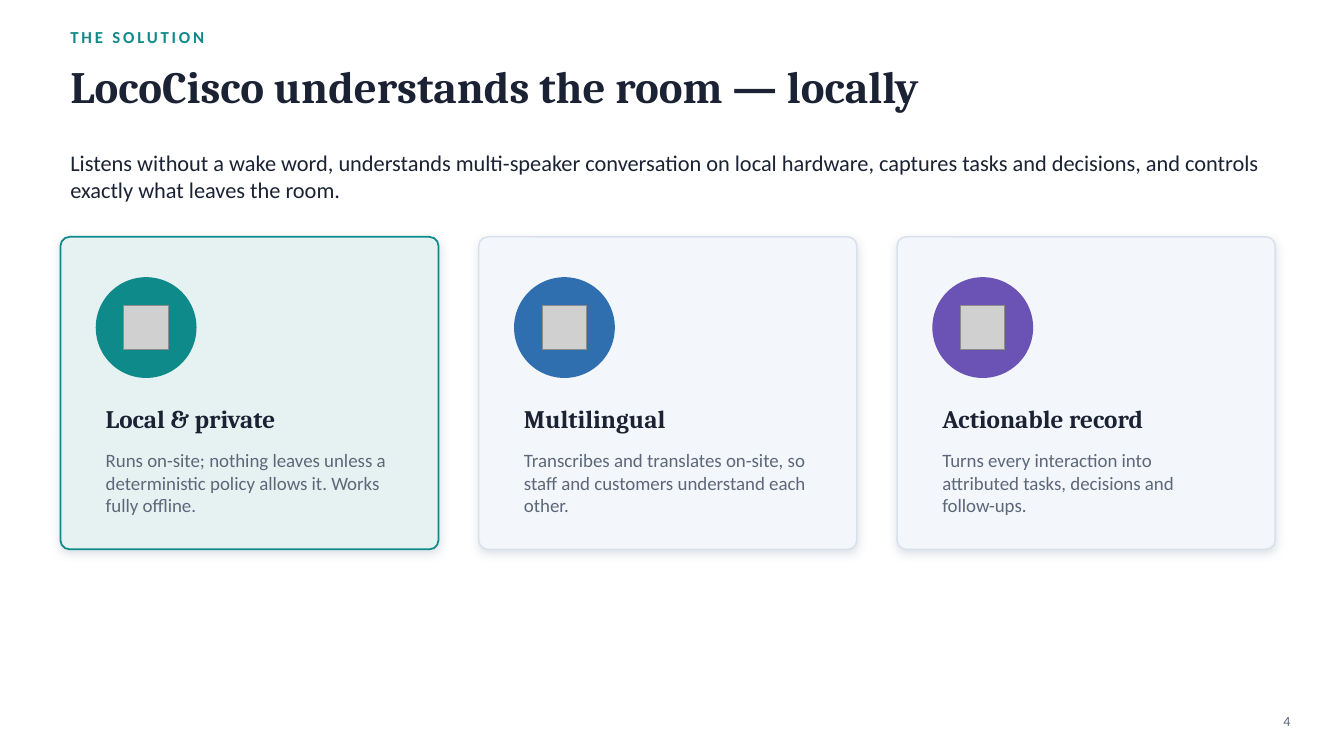
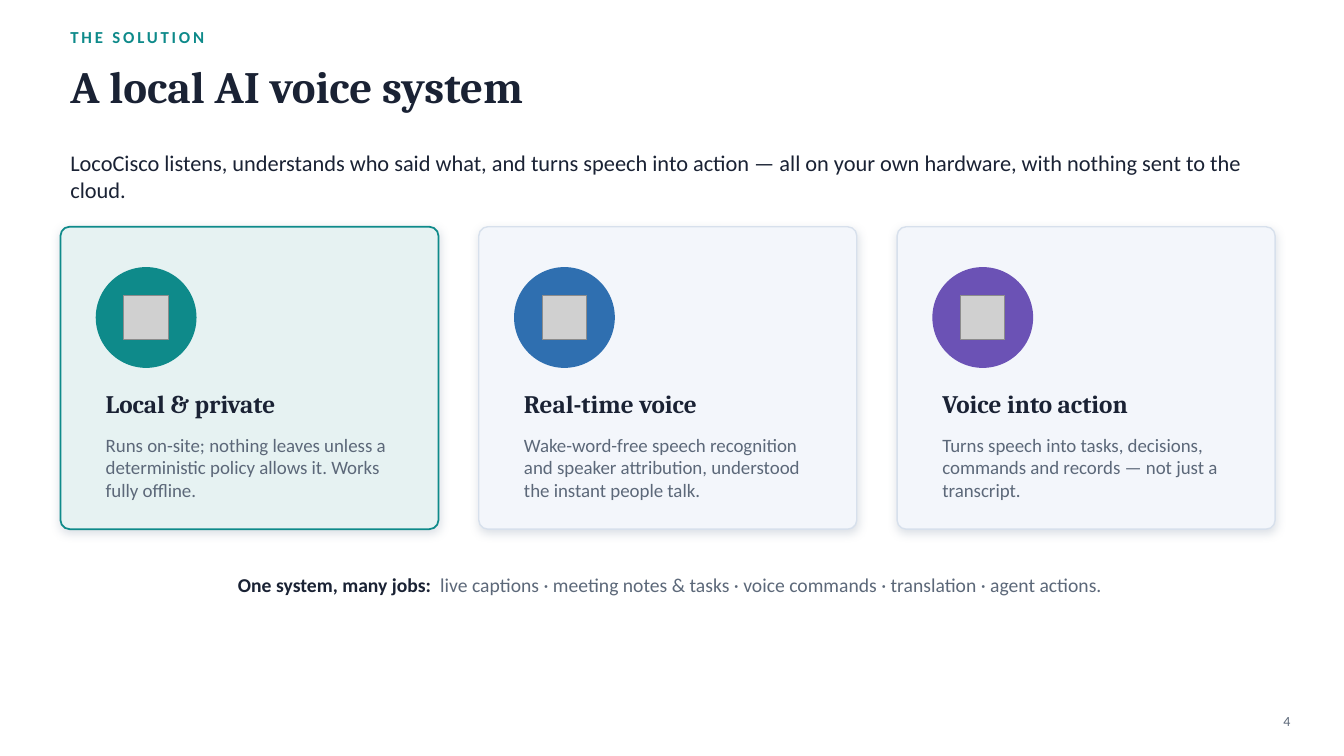
Before and after one commit to NaichuanZhang/LocoCisco, a slide deck: slide 4 of Presentation/LocoCisco_Presentation.pptx. Drawn at 1344x756 pixels with LibreOffice and Linux fonts; fonts in the diff are those of the drawing; grey boxes stand for pictures. Boxes give left, top, right and bottom in pixels: in the first picture for what was removed or moved away, otherwise in the second. Text is boxed around its words. In the diff, an @@ line names an element or a change of style, - is before the commit and + after.

```diff
--- a/Presentation/LocoCisco_Presentation.pptx
+++ b/Presentation/LocoCisco_Presentation.pptx
@@ text at (70,72,523,113): text changed @@
-LocoCisco understands the room — locally
+A local AI voice system
@@ text at (70,155,1240,198): text changed @@
-Listens without a wake word, understands multi-speaker conversation on local hardware, captures tasks and decisions, and controls exactly what leaves the room.
+LocoCisco listens, understands who said what, and turns speech into action — all on your own hardware, with nothing sent to the cloud.
@@ rounded rectangle: place and size @@
-rounded rectangle at (60,237,439,549)
+rounded rectangle at (60,227,439,529)
@@ rounded rectangle: place and size @@
-rounded rectangle at (479,237,857,549)
+rounded rectangle at (479,227,857,529)
@@ proportions changed in 3 elements at (60,227,439,529), (479,227,857,529), (897,227,1275,529) @@
@@ rounded rectangle: place and size @@
-rounded rectangle at (897,237,1275,549)
+rounded rectangle at (897,227,1275,529)
@@ 3 pictures, 3 ellipses: place and size @@
-3 pictures, 3 ellipses at (96,277,1033,378)
+3 pictures, 3 ellipses at (96,267,1033,368)
@@ text "Local & private": place and size @@
-text "Local & private" at (106,410,276,434)
+text "Local & private" at (106,395,276,419)
@@ text removed at (524,410,665,434) @@
-Multilingual
@@ text added at (524,395,697,413), 18 pt, text #1A2234, bold @@
+Real-time voice
@@ text removed at (942,410,1143,428) @@
-Actionable record
@@ text added at (942,395,1128,413), 18 pt, text #1A2234, bold @@
+Voice into action
@@ text "Runs on-site; nothing leaves unless ...": place and size @@
-text "Runs on-site; nothing leaves unless ..." at (106,454,386,515)
+text "Runs on-site; nothing leaves unless ..." at (106,439,386,500)
@@ text added at (524,439,799,500), 13.5 pt, text #5C6879 @@
+Wake-word-free speech recognition and speaker attribution, understood the instant people talk.
@@ text at (942,439,1217,500): text changed @@
-Turns every interaction into attributed tasks, decisions and follow-ups.
+Turns speech into tasks, decisions, commands and records — not just a transcript.
@@ text removed at (524,454,805,512) @@
-Transcribes and translates on-site, so staff and customers understand each other.
@@ text added at (238,578,1102,596), 14 pt, text #5C6879 @@
+One system, many jobs: live captions · meeting notes & tasks · voice commands · translation · agent actions.
```
Also in this commit, not shown: 4 other slides changed, 2 other files.
